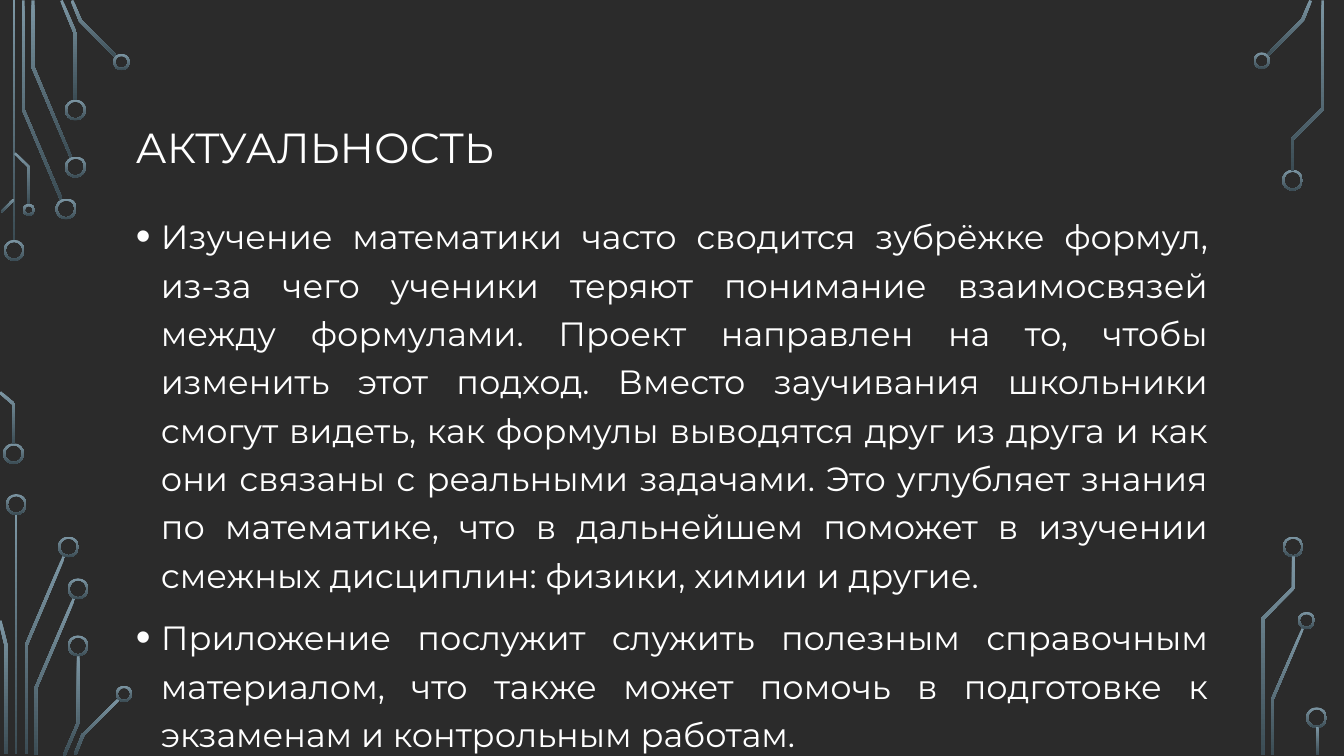
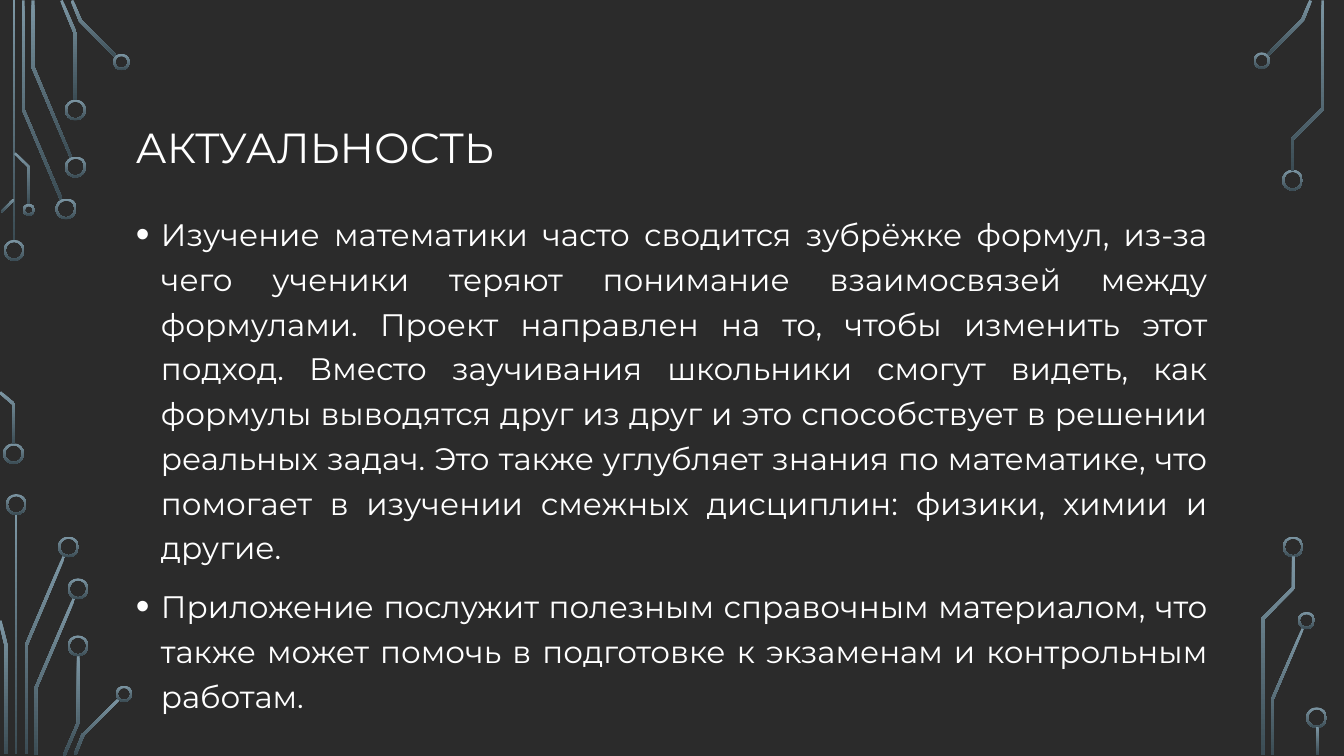
Before and after one commit to Lamwarld/Formulatory, a slide deck: slide 2 of docs/фывыф.pptx. Drawn at 1344x756 pixels with LibreOffice and Linux fonts; fonts in the diff are those of the drawing; background and template pictures are left out; a plain dark background stands for a picture behind light text. Boxes give left, top, right and bottom in pixels: in the first picture for what was removed or moved away, otherwise in the second. Text is boxed around its words. In the diff, an @@ line names an element or a change of style, - is before the commit and + after.

```diff
--- a/docs/фывыф.pptx
+++ b/docs/фывыф.pptx
@@ text at [161,222,1208,714]: text changed; size 24 to 22.2 pt @@
-• Изучение математики часто сводится зубрёжке формул, из-за чего ученики теряют понимание взаимосвязей между формулами. Проект направлен на то, чтобы изменить этот подход. Вместо заучивания школьники смогут видеть, как формулы выводятся друг из друга и как они связаны с реальными задачами. Это углубляет знания по математике, что в дальнейшем поможет в изучении смежных дисциплин: физики, химии и другие.
-• Приложение послужит служить полезным справочным материалом, что также может помочь в подготовке к экзаменам и контрольным работам.
+• Изучение математики часто сводится зубрёжке формул, из-за чего ученики теряют понимание взаимосвязей между формулами. Проект направлен на то, чтобы изменить этот подход. Вместо заучивания школьники смогут видеть, как формулы выводятся друг из друг и это способствует в решении реальных задач. Это также углубляет знания по математике, что помогает в изучении смежных дисциплин: физики, химии и другие.
+• Приложение послужит полезным справочным материалом, что также может помочь в подготовке к экзаменам и контрольным работам.
```
Also in this commit, not shown: 6 other slides changed, 2 slides added, 1 slide removed, 21 other files.
